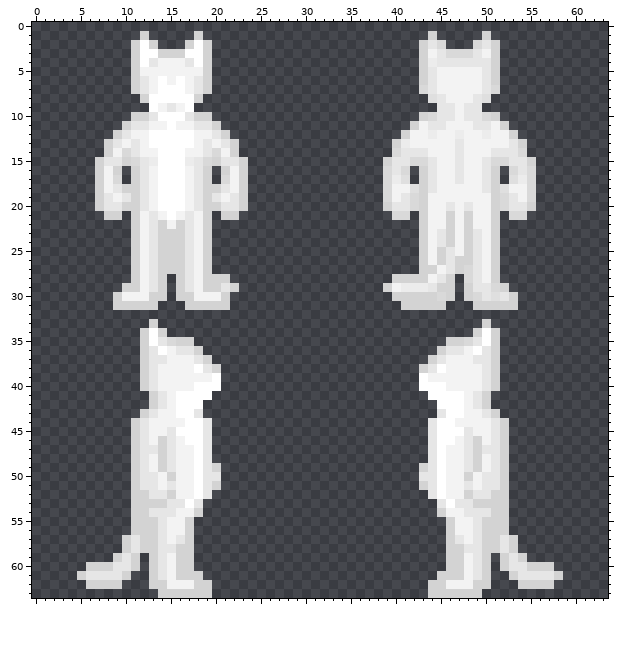
Pixel-art sprite: Resources/Textures/ADT/Mobs/Species/Tajaran/parts.rsi/tajaran_m.png. The picture above was drawn from the file before the commit.
The file is 64x64 pixels. Colours within 5 levels of each other are drawn and written as one.
After:
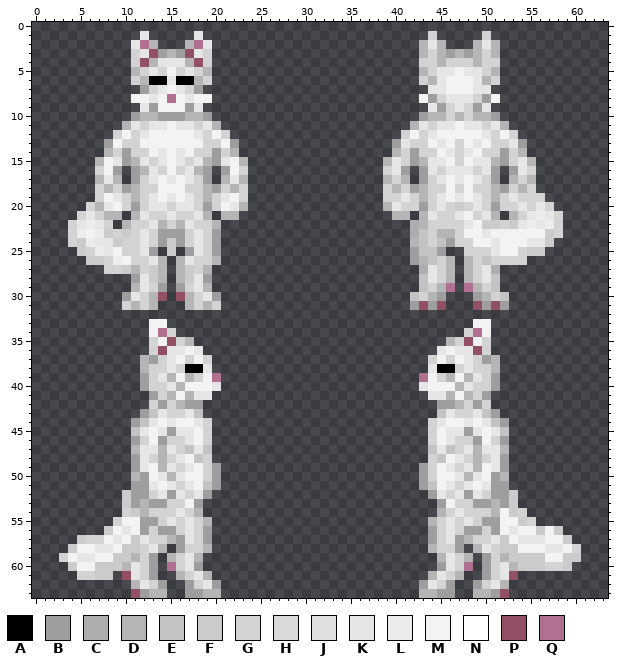
Palette (. is transparent): A #000000  B #9e9e9e  C #aeaeae  D #b5b5b5  E #c3c3c3  F #cbcbcb  G #d3d3d3  H #d9d9d9  J #dfdfdf  K #e6e6e6  L #ececec  M #f3f3f3  N #ffffff  P #935065  Q #b17092
The edit:
@@ x 0..63 @@
  0 ................................................................
- 1 ............G.....G.........................G.....G.............
- 2 ...........GNG...GNG.......................GKH...HKG............
- 3 ...........GNNGGGNNG.......................GMKHHHKMG............
- 4 ...........GNKMMMKNG.......................GLKKKKKKG............
- 5 ...........GMMMMMMMG.......................GKMMMMMKG............
- 6 ...........GKMNMNMKG.......................GKMMMMMKG............
- 7 ...........GKMNNNMKG.......................HKMMMMMKH............
- 8 ............GNNNNNG.........................JKMMMKJ.............
- 9 .............NMKMN...........................KKMKK..............
-10 ...........GGKNNNKGG.......................GHKKMKKHG............
-11 ..........GKKMMNMMKKG.....................GMKKMMMKKMG...........
-12 .........GKMMNNNNNMMKG...................GMMLMMLMMLMMG..........
-13 ........GKMKMNNNNNMKMKG.................GLMMMMMKMMMMMKG.........
-14 ........GMHKMMNNNMMKHMG.................HKKKMMMKMMMKKKH.........
-15 .......GKKGHKLNNNLKHGKKG...............GKKHHKMMKMMKHHKKG........
-16 .......GMG.GKMNNNMKG.GMG...............HKH.GKMMKMMKG.HKH........
-17 .......GMH.GKMNNNMKG.HMG...............HLJ.GKMMKMMKG.JLH........
-18 .......GMKGGKMNNNMKGGKMG...............HMMJGKMMMMMKGJMMH........
-19 .......GKMKGKMNNNMKGKMKG...............HMKHGMMMMMMMGHKMH........
-20 .......GKKGGKMNNNMKGGKKG...............GKKHGMMKMKMMGHKKG........
-21 ........GG.GMKMNMKMG.GG.................HH.GMMGMGMMG.HH.........
-22 ...........GMKGMGKMG.......................GMMGMGMMG............
-23 ...........GMKGGGKMG.......................GMKGMGKMG............
-24 ...........GMKGGGKMG.......................GMKGMGKMG............
-25 ...........GMKGGGKMG.......................GMGKMGKMG............
-26 ...........GMKGGGKMG.......................GMGKGGKMG............
-27 ...........GMKGGGKMG.......................GGMKGHKMG............
-28 ...........GMKG.GKMGGG..................GGGGMKG.HKMG............
-29 ..........GGMKG.GKMGGKG................GMLLLKGG.GKKHG...........
-30 .........GMMMGG.GGMMMG..................GGGGGHG.GHKJKG..........
-31 .........GGGGG...GGGGG...................GGGGG...GGGGG..........
+ 1 ............K.....K.........................G.....G.............
+ 2 ...........KQD...DQK.......................DKD...DKD............
+ 3 ...........GKPBDBPKG.......................DGDBDBDGD............
+ 4 ...........GPDKKKDPG.......................GGDGGGDGG............
+ 5 ...........DGKGMGKGD.......................DGKKMKKGD............
+ 6 ...........GDAAKAADG.......................GDKMMMKDG............
+ 7 ............BGKMKGB.........................KKMMMKK.............
+ 8 ...........MMKMQMKMM.......................MBGKKKGBM............
+ 9 ............KBMMMBK.........................KBGKGBK.............
+10 ...........BDDBBBDDB.......................BDDGDGDDB............
+11 ..........DKGKKMKKGKD.....................DKGKKMKKGKD...........
+12 .........GMGKMMMMMKGMG...................GMGKMMMMMKGMG..........
+13 ........BMGGMMMMMMMGGMB.................BKGGMKMGMKMGGKB.........
+14 ........DGBGGMKMKMGGBGD.................DGBGGMKGKMGGBGD.........
+15 .......DMKBDKGKMKGKDBKMD...............DKGBDKKMGMKKDBGKD........
+16 .......GMB.BDKGMGKDB.BMG...............GKB.BKGKKKGKB.BKG........
+17 .......DKD.BGKMKMKGB.DKD...............DGD.BGKMKMKGB.DGD........
+18 .......GDGBDGGMMMGGDBGDG...............GDGBDGGMGMGGDBGDG........
+19 .......GMKGDGKMKMKGDGKMG...............GGKGDGKMKMKGDGKGGG.......
+20 ......GDKMGBGKKGKKGBGMKD...............DKGGBGKGFGKGBGGKGKG......
+21 .....GKGDD.DKGGKGGKD.DD.................DD.DKGGKMGKD.DGKLKG.....
+22 ....GKLKG.DGGKDGDKGGD.....................CDGGGGKMFFGFKLKLG.....
+23 ....GLMLFGFGKGBBBGKGB.....................CEGDDGMMKMMMMMMFG.....
+24 ....GFLKKFGGKGBFBGKGB.....................DEGEBGGMMKMMMKKF......
+25 .....FGLKMGGKB.F.BKGB.....................BEEB..GGGKMMGFF.......
+26 ......FFGLMGGKD.DKGGD.....................BDEGD.DGEGGGG.........
+27 ........GGFDGFD.DFGD.......................CKGD.DGKC............
+28 ...........BKFD.DFKB.......................EKGD.DGKE............
+29 ...........DKGB.BGKD.......................EGDQ.QDGE............
+30 ..........BKGDP.PDGKB.....................EGDB...BDGE...........
+31 ..........GDGD...DGDG.....................BPBP...PBPB...........
 32 ................................................................
-33 .............G....................................G.............
-34 ............GNG..................................GNG............
-35 ............GNKHGG............................GGHKNG............
-36 ............GKNMKKG..........................GKKMNKG............
-37 ............GKKMMMKG........................GKMMMKKG............
-38 ............GKMMMMNKG......................GKNMMMMKG............
-39 ............GKMMMMMMN......................NMMMMMMKG............
-40 ............GKMMMMNNN......................NNNMMMMKG............
-41 .............GKMNNNN........................NNNNMKG.............
-42 .............GKMNNN..........................NNNMKG.............
-43 ............GKMMNNK..........................KNNMMKG............
-44 ...........GKMMMMNNK........................KNNMMMMKG...........
-45 ...........GKMMKNNNK........................KNNNKMMKG...........
-46 ...........GKMGKMNNK........................KNNMKGMKG...........
-47 ...........GKKGKMMNK........................KNMMKGKKG...........
-48 ...........GKMGKMMNK........................KNMMKGMKG...........
-49 ...........GKMGKMMNKG......................GKNMMKGMKG...........
-50 ...........GKKMGMMNKK......................KKNMMGMKKG...........
-51 ...........GKKMKMMNKG......................GKNMMKMKKG...........
-52 ...........GGKKGMMNK........................KNMMGKKGG...........
-53 ...........GGGGKKNK..........................KNKKGGGG...........
-54 ...........GGKKKMMG..........................GMMKKKGG...........
-55 ...........GGGKMMG............................GMMKGGG...........
-56 ...........GGGKMMG............................GMMKGGG...........
-57 ..........GKGGKMKG............................GKMKGGKG..........
-58 ..........GKGGKKGG............................GGKKGGKG..........
-59 .........GKG.GKMGG............................GGMKG.GKG.........
-60 ......GGGKKG.GKMGG............................GGMKG.GKKGGG......
-61 .....GKKKKG..GKMGGG..........................GGGMKG..GKKKKG.....
-62 ......GGGG...GGMMMGG........................GGMMMGG...GGGG......
-63 ..............GGGGGG........................GGGGGG..............
+33 .............MM..................................MM.............
+34 .............MQG................................GQM.............
+35 .............GMPGD............................DGPMG.............
+36 .............GPKKMK..........................KMKKPG.............
+37 ............DBGKMGMG........................GMGMKGBD............
+38 ............DGGKGAAK........................KAAGKGGD............
+39 ............BGKDMDGMQ......................QMGDMDKGB............
+40 ............BGGKDMMMK......................KMMMDKGGB............
+41 .............BGDMDKK........................KKDMDGB.............
+42 .............GBGDBB..........................BBDGBG.............
+43 ............BEKGGKE..........................EKGGKEB............
+44 ...........BEKMKMMKG........................GKMMKMKEB...........
+45 ...........EKMKBKKMG........................GMKKBKMKE...........
+46 ...........BGMBGGKMG........................GMKGGBMGB...........
+47 ...........DKKDKGEKE........................EKEGKDKKD...........
+48 ...........BKGDGKMEG........................GEMKGDGKB...........
+49 ...........BKMDKGKMGB......................BGMKGKDMKB...........
+50 ...........DBMKDKMMGB......................BGMMKDKMBD...........
+51 ...........BBKMKGKMEB......................BEMKGKMKBB...........
+52 ..........FBBGKBKGKB........................BKGKBKGBBF..........
+53 ..........FBDBBGGMB..........................BMGGBBDBF..........
+54 ..........GFDGGGKGD..........................DGKGGGDMFG.........
+55 .........GMMBBGKGKGD........................DGKGKGBBMMFG........
+56 ........FMKMBGBBGKGB........................BGKGBBGBMKMMFMF.....
+57 .....FGGMKMFKGGDBKGB........................BGKBDGGKFMKKKMMF....
+58 ....FMMKKMFFGKD.BGGD........................DGGB.DKGFFMMMKKMG...
+59 ...GMKKMMFFDGB.DGKD..........................DKGD.BGDFFFFMMFF...
+60 ....FMMFFFDKGB.QGKB..........................BKGQ.BGKDFFFGGF....
+61 .....GGFF.PKGB..DGKD........................DKGD..BGKP..........
+62 ...........DKGB..BGKB......................BKGB..BGKD...........
+63 ...........PBDD..BBDD......................DDBB..DDBP...........
